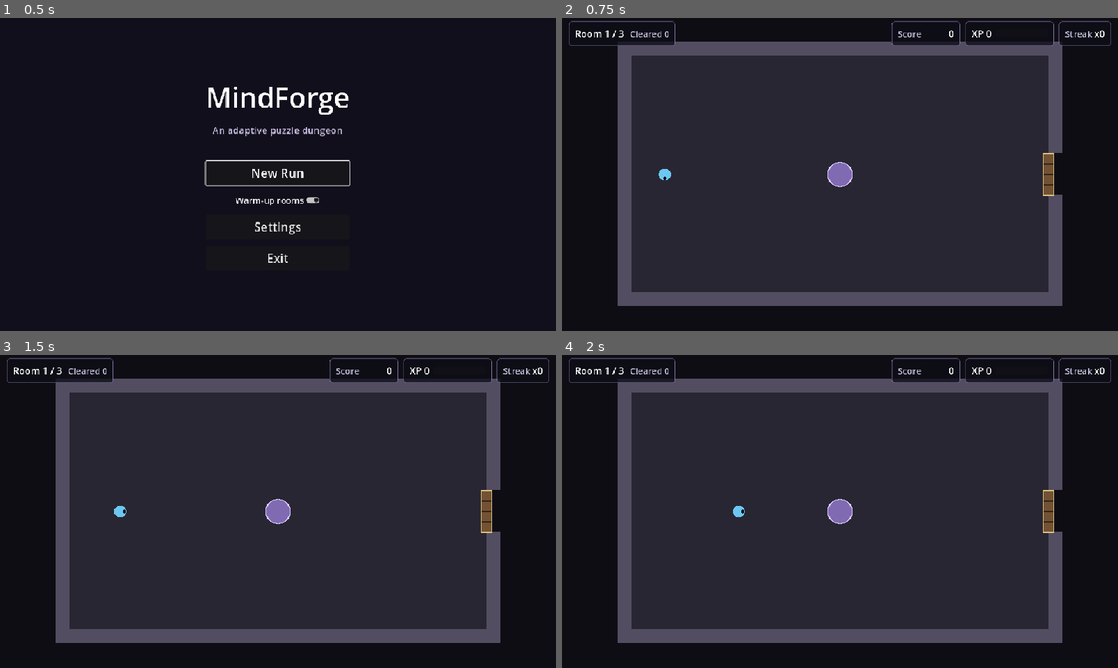
Above: before the commit, frames 1-4 (two rows, left to right).
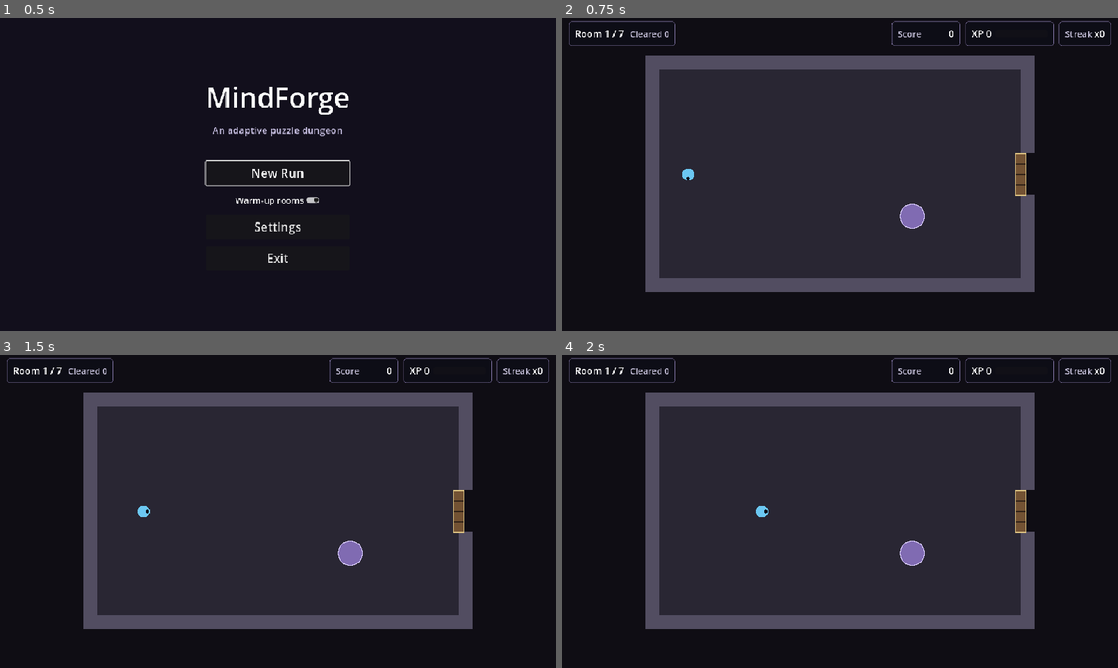
Above: after the commit, the same moments.

Repository: M-Mashreghi/MindForge
Game: Godot game, scene res://game/scenes/main/main.tscn
Two runs of this game, one before a commit and one after it. Both use one fixed random seed, a clock stepped at 60 frames per second and the inputs below.
Inputs:
- Up to frame 1 (0.5 s): no input
- Up to frame 2 (0.75 s): click "New Run" at 0.5 s
- Up to frame 3 (1.5 s): tap Enter at 1.25 s; hold D (move_right) from 1.28 s (still down); hold E (interact) from 1.28 s (still down)
- Up to frame 4 (2 s): keep holding D (move_right); keep holding E (interact)

Frame 1 is identical in both runs. In frame 2, 24% of the frame differs, in the area x 10-90%, y 4-92%; in frame 3, 24%; in frame 4, 24%.

Commit message:
task(5.1): add seeded dungeon run generator
- deterministic structural room plan from the run seed
- room types, sizes, layout points and retreat rules; boss at the end
- no puzzle content in the plan; separate RNG from puzzle choices
- new runs and restarts play the generated plan

Co-Authored-By: Claude Opus 5.5 (1M context) <noreply@anthropic.com>

Diff:
--- a/game/autoload/game_state.gd
+++ b/game/autoload/game_state.gd
@@ -9,6 +9,7 @@
 const DUNGEON_SCENE := "res://game/scenes/dungeon/dungeon.tscn"
 const RUN_SUMMARY_SCENE := "res://game/scenes/ui/run_summary.tscn"
 const RunSummary := preload("res://game/scripts/scoring/run_summary.gd")
+const DungeonGenerator := preload("res://game/scripts/dungeon/dungeon_generator.gd")
 const ScoringEngine := preload("res://game/scripts/scoring/scoring_engine.gd")
 const Progression := preload("res://game/scripts/scoring/progression.gd")
 
@@ -20,6 +21,9 @@
 var current_room_id: StringName = &""
 var rooms_cleared: int = 0
 var run_length: int = DEFAULT_RUN_LENGTH
+## Structural room plan for the run (DungeonGenerator); empty = the
+## dungeon's built-in fixture rooms (used by tests and direct scene runs).
+var run_plan: Dictionary = {}
 var score: int = 0
 ## XP earned in this run (lifetime XP lives in PlayerProfile.progression).
 var xp: int = 0
@@ -55,6 +59,7 @@
 	current_room_id = &""
 	rooms_cleared = 0
 	run_length = DEFAULT_RUN_LENGTH
+	run_plan = {}
 	score = 0
 	xp = 0
 	xp_progress = 0.0
@@ -64,11 +69,13 @@
 
 
 ## Starts a run. The same seed always produces the same initial state.
-func start_run(seed_value: int, length: int = DEFAULT_RUN_LENGTH) -> void:
+## `plan` is a DungeonGenerator plan; when given, its length is used.
+func start_run(seed_value: int, length: int = DEFAULT_RUN_LENGTH, plan: Dictionary = {}) -> void:
 	reset()
 	run_active = true
 	run_seed = seed_value
-	run_length = maxi(1, length)
+	run_plan = plan
+	run_length = maxi(1, int(plan["length"]) if not plan.is_empty() else length)
 	rng.seed = seed_value
 	xp_progress = PlayerProfile.progression.level_progress()
 	_skills_at_start = PlayerProfile.skills.to_dict()
@@ -154,7 +161,7 @@
 ## Starts a run from `seed_value` and switches to the dungeon scene.
 func begin_new_run(seed_value: int, warmup: bool = true) -> void:
 	warmup_enabled = warmup
-	start_run(seed_value)
+	start_run(seed_value, DEFAULT_RUN_LENGTH, DungeonGenerator.generate(seed_value))
 	_change_scene(DUNGEON_SCENE)
 
 
@@ -177,9 +184,10 @@
 func restart_run() -> void:
 	var seed_value := run_seed
 	var length := run_length
+	var had_plan := not run_plan.is_empty()
 	if run_active:
 		end_run(&"restarted")
-	start_run(seed_value, length)
+	start_run(seed_value, length, DungeonGenerator.generate(seed_value, length) if had_plan else {})
 	_change_scene(DUNGEON_SCENE)
 
 
@@ -214,6 +222,7 @@
 		"current_room_id": current_room_id,
 		"rooms_cleared": rooms_cleared,
 		"run_length": run_length,
+		"plan_version": run_plan.get("generator_version", "fixtures"),
 		"score": score,
 		"xp": xp,
 		"xp_progress": xp_progress,
--- a/game/scenes/dungeon/dungeon.gd
+++ b/game/scenes/dungeon/dungeon.gd
@@ -1,13 +1,14 @@
 extends Node2D
 ## Dungeon scene: shows the current room, places the player and runs room
-## transitions. The room sequence is a fixed, deterministic fixture list until
-## the seeded dungeon generator (Phase 5) replaces it.
+## transitions. Rooms come from the run's generated plan
+## (GameState.run_plan); without a plan the fixed fixture rooms are used.
 ## Cancel (Escape) leaves an open puzzle, otherwise opens the pause menu.
 
 const ROOM_SCENE := preload("res://game/scenes/rooms/dungeon_room.tscn")
 const Door := preload("res://game/scenes/rooms/door.gd")
 const TransitionGuard := preload("res://game/scripts/dungeon/transition_guard.gd")
 const PuzzleCatalog := preload("res://game/scripts/puzzles/puzzle_catalog.gd")
+const DungeonGenerator := preload("res://game/scripts/dungeon/dungeon_generator.gd")
 const DEMO_ROOM_DEFS: Array[Resource] = [
 	preload("res://game/resources/room_defs/fixture_entrance.tres"),
 	preload("res://game/resources/room_defs/fixture_gallery.tres"),
@@ -33,6 +34,8 @@
 @onready var pause_menu: CanvasLayer = $PauseMenu
 
 var current_room: Node2D
+## RoomDefs for this run, in order.
+var room_defs: Array = []
 var current_index: int = -1
 ## Rooms solved in this run, by fixture index (so retreat keeps progress).
 var _solved_rooms: Dictionary = {}
@@ -50,7 +53,14 @@
 	EventBus.puzzle_resolved.connect(_on_puzzle_resolved)
 	if not GameState.run_active:
 		GameState.start_run(DEMO_SEED, DEMO_ROOM_DEFS.size())
+	room_defs = build_room_defs(GameState.run_plan)
 	_show_room(0, false)
+
+
+static func build_room_defs(plan: Dictionary) -> Array:
+	if plan.is_empty():
+		return DEMO_ROOM_DEFS.duplicate()
+	return plan["rooms"].map(func(entry): return DungeonGenerator.room_def(entry))
 
 
 func _unhandled_input(event: InputEvent) -> void:
@@ -91,7 +101,7 @@
 		_room_holder.remove_child(current_room)
 		current_room.queue_free()
 	var room := ROOM_SCENE.instantiate()
-	room.room_def = DEMO_ROOM_DEFS[index]
+	room.room_def = room_defs[index]
 	_room_holder.add_child(room)
 	room.position = ((get_viewport_rect().size - room.room_def.size) / 2.0).round()
 	if _solved_rooms.has(index):
@@ -107,7 +117,7 @@
 	if not door.is_passable() or _guard.in_progress:
 		return
 	if door.role == Door.Role.EXIT:
-		if current_index >= DEMO_ROOM_DEFS.size() - 1:
+		if current_index >= room_defs.size() - 1:
 			_finish_run()
 		else:
 			request_transition(current_index + 1)
@@ -177,7 +187,7 @@
 		current_room.mark_solved()
 		GameState.mark_room_cleared()
 		EventBus.feedback_requested.emit(&"room_completed", {"room_index": current_index,
-			"final": current_index >= DEMO_ROOM_DEFS.size() - 1})
+			"final": current_index >= room_defs.size() - 1})
 
 
 func _fade_to(alpha: float) -> void:
--- /dev/null
+++ b/game/scripts/dungeon/dungeon_generator.gd
@@ -0,0 +1,77 @@
+extends RefCounted
+## Seeded dungeon run generator. Produces a structural run plan (rooms,
+## sizes, layout points, room types, retreat rules) from a run seed. It
+## never chooses puzzles or solutions: those come from the scheduler when a
+## room is entered.
+##
+## The same seed and GENERATOR_VERSION always give the same plan. The
+## generator uses its own RNG derived from the seed, so it does not consume
+## the run RNG used for puzzle choices.
+
+const RoomDef := preload("res://game/scripts/dungeon/room_def.gd")
+
+const GENERATOR_VERSION := "dungeon-gen-v1"
+const DEFAULT_LENGTH := 7
+const MIN_LENGTH := 3
+const MAX_LENGTH := 12
+
+## Interior sizes that fit the 1280x720 view with walls and the HUD.
+const SIZES := [Vector2(896, 512), Vector2(960, 544), Vector2(1024, 576), Vector2(832, 480)]
+const FLOOR_COLORS := [Color(0.16, 0.15, 0.2), Color(0.14, 0.17, 0.2), Color(0.2, 0.14, 0.17),
+	Color(0.15, 0.18, 0.15), Color(0.18, 0.16, 0.12)]
+const NAMES := ["Hall", "Gallery", "Vault", "Atrium", "Crypt", "Archive", "Chamber", "Cistern", "Library", "Forge"]
+const ADJECTIVES := ["Echoing", "Silent", "Rune", "Gilded", "Hollow", "Ember", "Moonlit", "Shifting"]
+
+
+## Returns {"generator_version", "seed", "length", "rooms": [room dicts]}.
+static func generate(seed_value: int, length: int = DEFAULT_LENGTH) -> Dictionary:
+	var rng := RandomNumberGenerator.new()
+	rng.seed = hash([GENERATOR_VERSION, seed_value])
+	var count := clampi(length, MIN_LENGTH, MAX_LENGTH)
+	var rooms: Array = []
+	for i in count:
+		var room_type := _room_type(i, count, rng)
+		var size: Vector2 = SIZES[rng.randi_range(0, SIZES.size() - 1)]
+		rooms.append({
+			"index": i,
+			"room_id": "r%02d" % i,
+			"display_name": "%s %s" % [ADJECTIVES[rng.randi_range(0, ADJECTIVES.size() - 1)],
+				NAMES[rng.randi_range(0, NAMES.size() - 1)]],
+			"room_type": room_type,
+			"size": [size.x, size.y],
+			"spawn_point": [0.08, 0.5],
+			"puzzle_anchor": [snappedf(rng.randf_range(0.35, 0.7), 0.01), snappedf(rng.randf_range(0.3, 0.7), 0.01)],
+			# Entry doors exist after the first room; some rooms allow retreat.
+			"has_entry_door": i > 0,
+			"allows_retreat": i > 0 and room_type != RoomDef.RoomType.BOSS and rng.randf() < 0.35,
+			"floor_color": FLOOR_COLORS[rng.randi_range(0, FLOOR_COLORS.size() - 1)].to_html(false),
+		})
+	return {"generator_version": GENERATOR_VERSION, "seed": seed_value, "length": count, "rooms": rooms}
+
+
+## Structure: early rooms are standard (they also host warm-ups), the
+## middle mixes standard and one challenge room, and the last room is a
+## boss room when the run is long enough.
+static func _room_type(index: int, count: int, rng: RandomNumberGenerator) -> int:
+	if count >= 5 and index == count - 1:
+		return RoomDef.RoomType.BOSS
+	if index < 3:
+		return RoomDef.RoomType.STANDARD
+	return RoomDef.RoomType.CHALLENGE if rng.randf() < 0.3 else RoomDef.RoomType.STANDARD
+
+
+## Builds the RoomDef resource the room scene uses for one plan entry.
+static func room_def(entry: Dictionary) -> Resource:
+	var def := RoomDef.new()
+	def.room_id = StringName(entry["room_id"])
+	def.display_name = entry["display_name"]
+	def.room_type = entry["room_type"]
+	def.size = Vector2(entry["size"][0], entry["size"][1])
+	def.spawn_point = Vector2(entry["spawn_point"][0], entry["spawn_point"][1])
+	def.puzzle_anchor = Vector2(entry["puzzle_anchor"][0], entry["puzzle_anchor"][1])
+	def.has_entry_door = entry["has_entry_door"]
+	def.has_exit_door = true
+	def.allows_retreat = entry["allows_retreat"]
+	def.puzzle_family = &""
+	def.floor_color = Color.html(entry["floor_color"])
+	return def
--- /dev/null
+++ b/tests/unit/test_dungeon_generator.gd
@@ -0,0 +1,81 @@
+extends "res://tests/test_case.gd"
+
+const DungeonGenerator := preload("res://game/scripts/dungeon/dungeon_generator.gd")
+const RoomDef := preload("res://game/scripts/dungeon/room_def.gd")
+const DUNGEON_SCENE := preload("res://game/scenes/dungeon/dungeon.tscn")
+
+
+func test_same_seed_same_plan() -> void:
+	check_eq(DungeonGenerator.generate(1234), DungeonGenerator.generate(1234), "identical plans")
+	check(DungeonGenerator.generate(1234) != DungeonGenerator.generate(1235), "different seeds differ")
+
+
+func test_plan_structure() -> void:
+	for seed_value in [1, 2, 3, 99, 2024]:
+		var plan := DungeonGenerator.generate(seed_value)
+		check_eq(plan["generator_version"], DungeonGenerator.GENERATOR_VERSION, "versioned")
+		check_eq(plan["rooms"].size(), DungeonGenerator.DEFAULT_LENGTH, "default length")
+		var first: Dictionary = plan["rooms"][0]
+		check(not first["has_entry_door"], "first room has no entry door")
+		check_eq(plan["rooms"][-1]["room_type"], RoomDef.RoomType.BOSS, "last room is a boss room")
+		for i in 3:
+			check_eq(plan["rooms"][i]["room_type"], RoomDef.RoomType.STANDARD, "early rooms standard")
+		var ids := {}
+		for room in plan["rooms"]:
+			ids[room["room_id"]] = true
+			var size := Vector2(room["size"][0], room["size"][1])
+			check(size.x + 64 <= 1280 and size.y + 64 <= 720, "room fits the view")
+			check(not (room["room_type"] == RoomDef.RoomType.BOSS and room["allows_retreat"]), "no retreat from a boss room")
+		check_eq(ids.size(), plan["rooms"].size(), "unique room ids")
+
+
+func test_length_is_bounded() -> void:
+	check_eq(DungeonGenerator.generate(1, 1)["length"], DungeonGenerator.MIN_LENGTH, "minimum length")
+	check_eq(DungeonGenerator.generate(1, 99)["length"], DungeonGenerator.MAX_LENGTH, "maximum length")
+
+
+func test_plan_has_no_puzzle_content() -> void:
+	var plan := DungeonGenerator.generate(7)
+	var text := JSON.stringify(plan)
+	for word in ["solution", "answer", "puzzle_id", "fingerprint"]:
+		check(not word in text, "room plan carries no '%s'" % word)
+
+
+func test_generator_does_not_consume_run_rng() -> void:
+	var a := RandomNumberGenerator.new()
+	a.seed = 5
+	var expected := a.randi()
+	var gs: Node = tree.root.get_node("GameState")
+	gs.start_run(5, 0, DungeonGenerator.generate(5))
+	check_eq(gs.rng.randi(), expected, "run RNG untouched by plan generation")
+
+
+func test_room_def_from_plan_entry() -> void:
+	var entry: Dictionary = DungeonGenerator.generate(11)["rooms"][2]
+	var def: Resource = DungeonGenerator.room_def(entry)
+	check_eq(def.room_id, StringName(entry["room_id"]), "id")
+	check_eq(def.room_type, entry["room_type"], "type")
+	check_eq(def.size, Vector2(entry["size"][0], entry["size"][1]), "size")
+
+
+func test_new_run_plays_the_generated_plan() -> void:
+	var gs: Node = tree.root.get_node("GameState")
+	var plan := DungeonGenerator.generate(42)
+	gs.start_run(42, 0, plan)
+	check_eq(gs.run_length, plan["length"], "run length from plan")
+	var dungeon: Node2D = DUNGEON_SCENE.instantiate()
+	dungeon.fade_duration = 0.0
+	await add_to_root(dungeon)
+	check_eq(gs.current_room_id, &"r00", "first generated room")
+	check_eq(dungeon.room_defs.size(), plan["length"], "all plan rooms built")
+	check_eq(dungeon.current_room.room_def.size, Vector2(plan["rooms"][0]["size"][0], plan["rooms"][0]["size"][1]), "layout from plan")
+
+
+func test_restart_regenerates_the_same_plan() -> void:
+	var gs: Node = tree.root.get_node("GameState")
+	gs.start_run(77, 0, DungeonGenerator.generate(77))
+	var first: Dictionary = gs.run_plan.duplicate(true)
+	gs.restart_run()
+	check_eq(gs.run_plan, first, "same structural plan after restart")
+	for i in 3:
+		await tree.process_frame
Not shown, added: game/scripts/dungeon/dungeon_generator.gd.uid
Not shown, added: tests/unit/test_dungeon_generator.gd.uid
Not shown, changed: docs/PROJECT_PHASES_AND_TASKS.md
Not shown, changed: docs/TASKS.md
